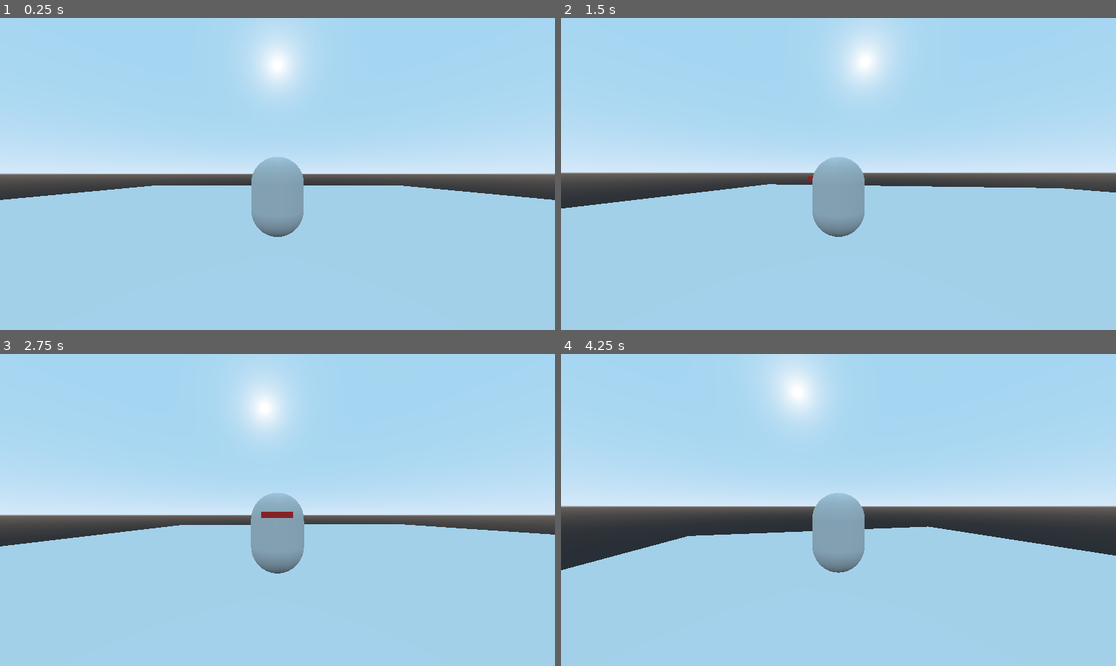
Above: before the commit, frames 1-4 (two rows, left to right).
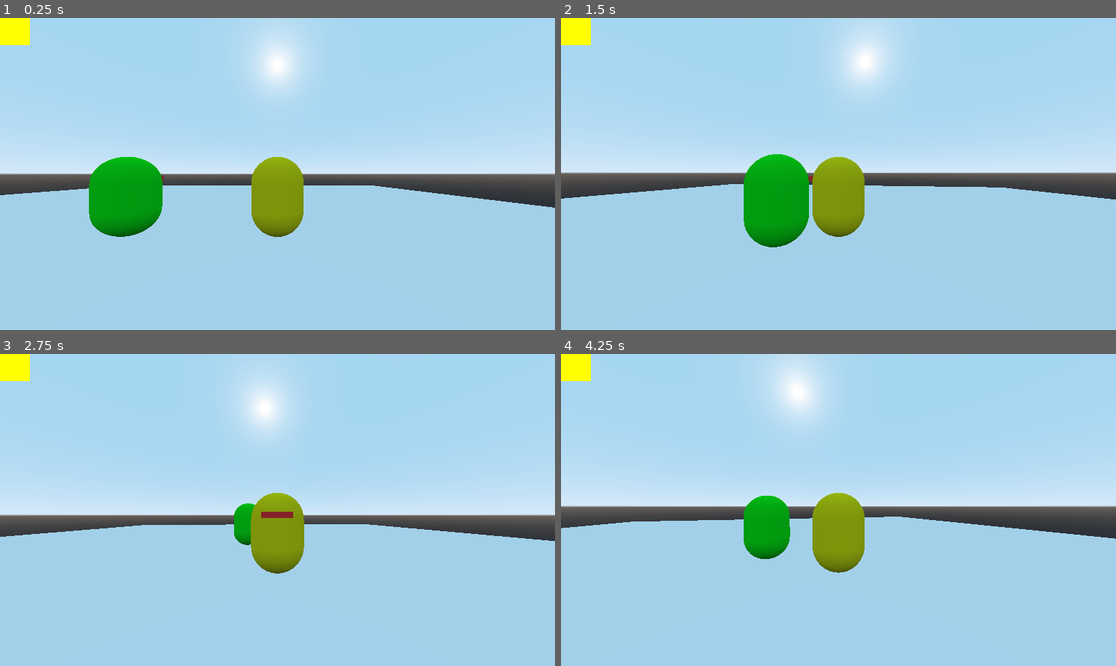
Above: after the commit, the same moments.

Repository: MegaModular/Game-Gam-2022
Game: Godot game, scene res://Main.tscn
The game is run twice, just before and just after one commit, with the same random seed, the same clock (stepped at 60 frames per second) and the same inputs.
Inputs (mouse positions are in pixels of both pictures, inside the frame that each line leads up to):
- Up to frame 1 (0.25 s): no input
- Up to frame 2 (1.5 s): tap Enter at 0.5 s; move the mouse to (866, 174) at 0.52 s; hold A (a) 0.53-1.28 s; tap D (d) at 0.8, 1.35 s; move the mouse to (810, 174) at 1.27 s
- Up to frame 3 (2.75 s): tap S (s) at 1.55 s; move the mouse to (288, 503) at 2.02 s; hold S (s) from 2.03 s (still down); tap Shift (shift) at 2.3 s
- Up to frame 4 (4.25 s): move the mouse to (832, 516) at 2.77 s; release S (s) at 2.78 s; tap Shift (shift) at 2.85 s; tap Space (space) at 3.05, 3.6 s; move the mouse to (877, 513) at 3.52 s; hold W (w) from 3.53 s (still down)

The runs differ from the first frame. In frame 1, 6.2% of the frame differs, in the area x 0-100%, y 0-71%; in frame 2, 6.6%; in frame 3, 3.9%; in frame 4, 8.5%.

Commit message:
There is another color
wow so cool thank you jagrbag!

Diff:
--- a/Globals.gd
+++ b/Globals.gd
@@ -1,5 +1,14 @@
 extends Node
+
+#"yellow", "green"
+var active_player = "yellow"
+
 
 func _process(_delta):
 	if Input.is_action_pressed("escape"):
 		get_tree().quit()
+	if Input.is_action_just_pressed("q"):
+		if active_player == "yellow":
+			active_player = "green"
+		else:
+			active_player = "yellow"
--- a/Main.tscn
+++ b/Main.tscn
@@ -1,6 +1,7 @@
-[gd_scene load_steps=4 format=2]
+[gd_scene load_steps=5 format=2]
 
 [ext_resource path="res://Player/Player1Test.tscn" type="PackedScene" id=1]
+[ext_resource path="res://Player/HUD.tscn" type="PackedScene" id=2]
 
 [sub_resource type="CubeMesh" id=1]
 size = Vector3( 50, 2, 50 )
@@ -21,4 +22,10 @@
 [node name="CollisionShape" type="CollisionShape" parent="MeshInstance/StaticBody"]
 shape = SubResource( 2 )
 
-[node name="Spatial" parent="." instance=ExtResource( 1 )]
+[node name="Player1" parent="." groups=["yellow"] instance=ExtResource( 1 )]
+transform = Transform( 1, 0, 0, 0, 1, 0, 0, 0, 1, 5.67595, 2.13424, 0 )
+
+[node name="HUD" parent="." instance=ExtResource( 2 )]
+
+[node name="Player2" parent="." groups=["green"] instance=ExtResource( 1 )]
+transform = Transform( 1, 0, 0, 0, 1, 0, 0, 0, 1, 0, 1.87304, 0 )
--- /dev/null
+++ b/Player/HUD.tscn
@@ -0,0 +1,15 @@
+[gd_scene load_steps=2 format=2]
+
+[ext_resource path="res://Player/Scripts/HUD.gd" type="Script" id=1]
+
+[node name="HUD" type="Control"]
+anchor_right = 1.0
+anchor_bottom = 1.0
+script = ExtResource( 1 )
+__meta__ = {
+"_edit_use_anchors_": false
+}
+
+[node name="ColorRect" type="ColorRect" parent="."]
+margin_right = 103.0
+margin_bottom = 94.0
--- a/Player/Player1.tscn
+++ b/Player/Player1.tscn
@@ -1,9 +1,11 @@
-[gd_scene load_steps=4 format=2]
+[gd_scene load_steps=5 format=2]
 
 [ext_resource path="res://Player/Scripts/Player1.gd" type="Script" id=1]
 [ext_resource path="res://Player/Camera.tscn" type="PackedScene" id=2]
 
 [sub_resource type="CapsuleShape" id=5]
+
+[sub_resource type="BoxShape" id=6]
 
 [node name="Player1" type="KinematicBody"]
 script = ExtResource( 1 )
@@ -16,5 +18,9 @@
 transform = Transform( 1, 0, 0, 0, 1, 0, 0, 0, 1, 0, 0.843122, 0 )
 
 [node name="GroundCheck" type="RayCast" parent="."]
-transform = Transform( 1, 0, 0, 0, 1, 0, 0, 0, 1, 0, -0.70076, 0 )
+transform = Transform( 1, 0, 0, 0, 1, 0, 0, 0, 1, 0, -0.539338, 0 )
 enabled = true
+
+[node name="CollisionHead" type="CollisionShape" parent="."]
+transform = Transform( 1, 0, 0, 0, -4.37114e-08, -1, 0, 1, -4.37114e-08, 0, 0.496973, 0 )
+shape = SubResource( 6 )
--- a/Player/Player1Test.tscn
+++ b/Player/Player1Test.tscn
@@ -1,9 +1,12 @@
-[gd_scene load_steps=6 format=2]
+[gd_scene load_steps=8 format=2]
 
 [ext_resource path="res://Player/Player1.tscn" type="PackedScene" id=1]
 [ext_resource path="res://Player/Scripts/Player1Test.gd" type="Script" id=2]
 
 [sub_resource type="CapsuleMesh" id=1]
+
+[sub_resource type="SpatialMaterial" id=4]
+albedo_color = Color( 0.956863, 0.921569, 0.0509804, 1 )
 
 [sub_resource type="SpatialMaterial" id=2]
 albedo_color = Color( 1, 0.207843, 0.207843, 1 )
@@ -12,18 +15,36 @@
 material = SubResource( 2 )
 size = Vector3( 1, 0.2, 0.2 )
 
+[sub_resource type="SpatialMaterial" id=5]
+albedo_color = Color( 0, 0.972549, 0.0745098, 1 )
+
 [node name="Player" type="Spatial"]
 script = ExtResource( 2 )
 
 [node name="Player1" parent="." instance=ExtResource( 1 )]
 
-[node name="MeshInstance3" type="MeshInstance" parent="."]
+[node name="MeshHolders" type="Spatial" parent="."]
+
+[node name="Yellow" type="MeshInstance" parent="MeshHolders"]
 transform = Transform( 1, 0, 0, 0, -4.37114e-08, -1, 0, 1, -4.37114e-08, 0, 0, 0 )
 mesh = SubResource( 1 )
+skeleton = NodePath("../..")
+material/0 = SubResource( 4 )
+
+[node name="MeshInstance4" type="MeshInstance" parent="MeshHolders/Yellow"]
+transform = Transform( 1, 0, 0, 0, -4.37114e-08, 1, 0, -1, -4.37114e-08, 0, -1.00843, -0.656355 )
+mesh = SubResource( 3 )
+skeleton = NodePath("../../..")
 material/0 = null
 
-[node name="MeshInstance4" type="MeshInstance" parent="MeshInstance3"]
+[node name="Green" type="MeshInstance" parent="MeshHolders"]
+transform = Transform( 1, 0, 0, 0, -4.37114e-08, -1, 0, 1, -4.37114e-08, 0, 0, 0 )
+mesh = SubResource( 1 )
+skeleton = NodePath("../..")
+material/0 = SubResource( 5 )
+
+[node name="MeshInstance4" type="MeshInstance" parent="MeshHolders/Green"]
 transform = Transform( 1, 0, 0, 0, -4.37114e-08, 1, 0, -1, -4.37114e-08, 0, -1.00843, -0.656355 )
 mesh = SubResource( 3 )
-skeleton = NodePath("../..")
+skeleton = NodePath("../../..")
 material/0 = null
--- /dev/null
+++ b/Player/Scripts/HUD.gd
@@ -0,0 +1,12 @@
+extends Control
+
+onready var globals = $"/root/Globals"
+
+func _ready():
+	$ColorRect.color =  Color( 1, 1, 0, 1 )
+
+func _process(_delta):
+	if globals.active_player == "yellow":
+		$ColorRect.color =  Color( 1, 1, 0, 1 )
+	if globals.active_player == "green":
+		$ColorRect.color = Color( 0, 1, 0, 1 )
--- a/Player/Scripts/Player1.gd
+++ b/Player/Scripts/Player1.gd
@@ -1,7 +1,11 @@
 extends KinematicBody
+
+#Physics of player, and features
 
 onready var head = get_node("CameraHolder")
 onready var groundcheck = $GroundCheck
+
+onready var globals = $"/root/Globals"
 
 #important variables to change
 var min_speed = 10
@@ -32,14 +36,19 @@
 
 var mesh_direction = Vector2()
 
+var color
+
 func _ready():
+	if self.get_parent().is_in_group("yellow"):
+		color = "yellow"
+	if self.get_parent().is_in_group("green"):
+		color = "green"
 	$CameraHolder.scale = Vector3.ONE * camera_zoom
 	Input.set_mouse_mode(Input.MOUSE_MODE_CAPTURED)
 	pass # Replace with function body.
 
 func _process(delta):
-	pass
-
+	turn_onoff()
 
 func _input(event):
 	if event is InputEventMouseMotion:
@@ -64,17 +73,18 @@
 	else:
 		gravity_vec = -get_floor_normal() * gravity
 
-	if Input.is_action_just_pressed("space") and full_colliding:
-		gravity_vec = Vector3.UP * jump_force
+	if globals.active_player == color:
+		if Input.is_action_just_pressed("space") and full_colliding:
+			gravity_vec = Vector3.UP * jump_force
 
-	if Input.is_action_pressed("w"):
-		direction -= transform.basis.z
-	if Input.is_action_pressed("s"):
-		direction += transform.basis.z
-	if Input.is_action_pressed("a"):
-		direction -= transform.basis.x
-	if Input.is_action_pressed("d"):
-		direction += transform.basis.x
+		if Input.is_action_pressed("w"):
+			direction -= transform.basis.z
+		if Input.is_action_pressed("s"):
+			direction += transform.basis.z
+		if Input.is_action_pressed("a"):
+			direction -= transform.basis.x
+		if Input.is_action_pressed("d"):
+			direction += transform.basis.x
 
 	direction = direction.normalized()
 
@@ -83,7 +93,7 @@
 	movement.x = h_velocity.x + gravity_vec.x
 	movement.y = gravity_vec.y
 
-
+	#if globals.active_player == color:
 	move_and_slide(movement, Vector3.UP)
 
 func _unhandled_input(event):
@@ -99,23 +109,17 @@
 	desired_zoom = clamp(desired_zoom, min_zoom, max_zoom)
 
 func handle_sprinting():
-	if Input.is_action_pressed("shift") and Input.is_action_pressed("w"):
+	if Input.is_action_pressed("shift"):
 		sprinting = true
 		speed = max_speed
 	else:
 		sprinting = false
 		speed = min_speed
 
-func get_direction():
-	mesh_direction = Vector3.ZERO
-	if Input.is_action_pressed("w"):
-		mesh_direction += Vector2(1, 0)
-	if Input.is_action_pressed("a"):
-		mesh_direction += Vector2(0, 1)
-	if Input.is_action_pressed("s"):
-		mesh_direction += Vector2(-1, 0)
-	if Input.is_action_pressed("d"):
-		mesh_direction += Vector2(0, -1)
 
-	mesh_direction.normalized()
-	emit_signal("direction", mesh_direction)
+func turn_onoff():
+	#if globals.active_player == color:
+	#	self.set_physics_process(true)
+	#if globals.active_player != color:
+	#	self.set_physics_process(false)
+	pass
--- a/Player/Scripts/Player1Test.gd
+++ b/Player/Scripts/Player1Test.gd
@@ -1,15 +1,36 @@
 extends Spatial
 
-onready var meshInstance = $MeshInstance3
+#Controls animations and camera and meshes
+
+onready var meshInstance = $MeshHolders
+onready var globals = $"/root/Globals"
+
 
 var direction
 
+var color
+
 func _ready():
-	pass
+	if self.is_in_group("yellow"):
+		color = "yellow"
+		$MeshHolders/Green.queue_free()
+		print("queue free gree")
+	if self.is_in_group("green"):
+		color = "green"
+		$MeshHolders/Yellow.queue_free()
+		print("queue free yellow")
 
 func _process(delta):
+	turn_camera_onoff()
 	meshInstance.translation = $Player1.translation
 	direction = -$Player1.movement
-	if Input.is_action_pressed("w") or Input.is_action_pressed("a") or Input.is_action_pressed("s") or Input.is_action_pressed("d"):
+	if globals.active_player == color:
+		if Input.is_action_pressed("w") or Input.is_action_pressed("a") or Input.is_action_pressed("s") or Input.is_action_pressed("d"):
 
-		meshInstance.rotation.y = lerp_angle(meshInstance.rotation.y, atan2(direction.x, direction.z), 0.1)
+			meshInstance.rotation.y = lerp_angle(meshInstance.rotation.y, atan2(direction.x, direction.z), 0.1)
+
+func turn_camera_onoff():
+	if color == globals.active_player:
+		$Player1/CameraHolder/ClippedCamera.current = true
+	else:
+		$Player1/CameraHolder/ClippedCamera.current = false
--- a/project.godot
+++ b/project.godot
@@ -72,6 +72,11 @@
 "events": [ Object(InputEventKey,"resource_local_to_scene":false,"resource_name":"","device":0,"alt":false,"shift":false,"control":false,"meta":false,"command":false,"pressed":false,"scancode":0,"physical_scancode":16777237,"unicode":0,"echo":false,"script":null)
  ]
 }
+q={
+"deadzone": 0.5,
+"events": [ Object(InputEventKey,"resource_local_to_scene":false,"resource_name":"","device":0,"alt":false,"shift":false,"control":false,"meta":false,"command":false,"pressed":false,"scancode":0,"physical_scancode":81,"unicode":0,"echo":false,"script":null)
+ ]
+}
 
 [physics]
 
